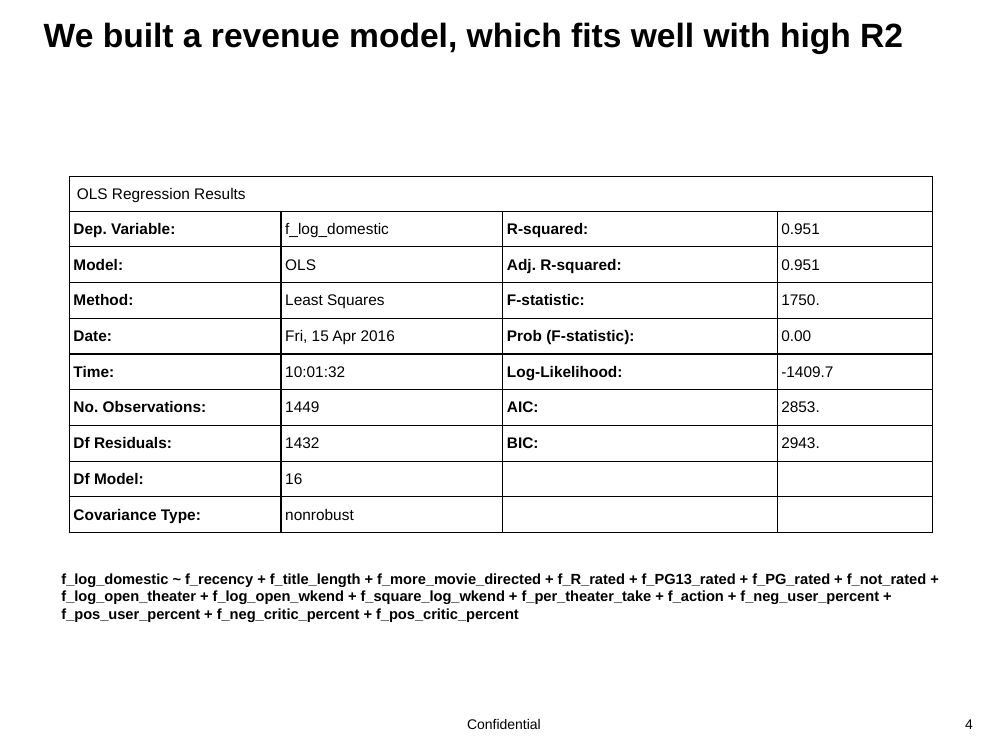
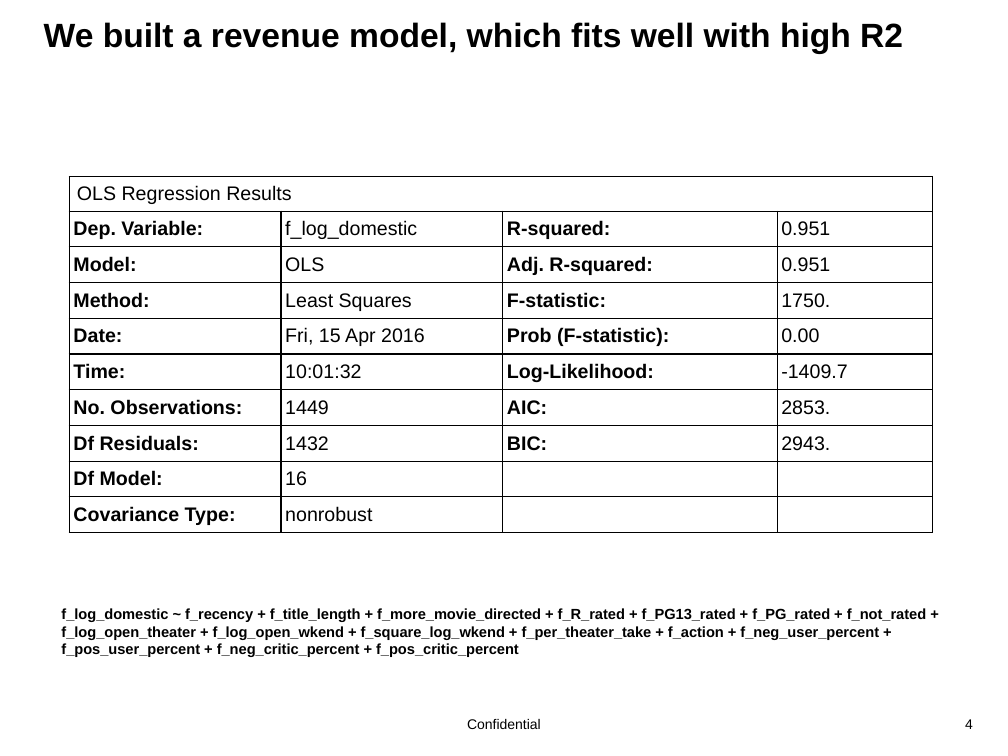
Before and after one commit to Beyondsql/Movies, a slide deck: slide 4 of team_2_movie_presentation.pptx. Drawn at 1008x756 pixels with LibreOffice and Linux fonts; fonts in the diff are those of the drawing; background and template pictures are left out. Boxes give left, top, right and bottom in pixels: in the first picture for what was removed or moved away, otherwise in the second. Text is boxed around its words. In the diff, an @@ line names an element or a change of style, - is before the commit and + after.

```diff
--- a/team_2_movie_presentation.pptx
+++ b/team_2_movie_presentation.pptx
@@ table at [70, 176, 932, 533] @@
@@ size 11 to 14 pt @@
@@ text "f_log_domestic ~ f_recency + f_title_length ...": place and size @@
-text "f_log_domestic ~ f_recency + f_title_length ..." at [61, 573, 927, 622]
+text "f_log_domestic ~ f_recency + f_title_length ..." at [61, 608, 927, 657]
```
Also in this commit, not shown: 4 other slides changed, 1 slide removed.
